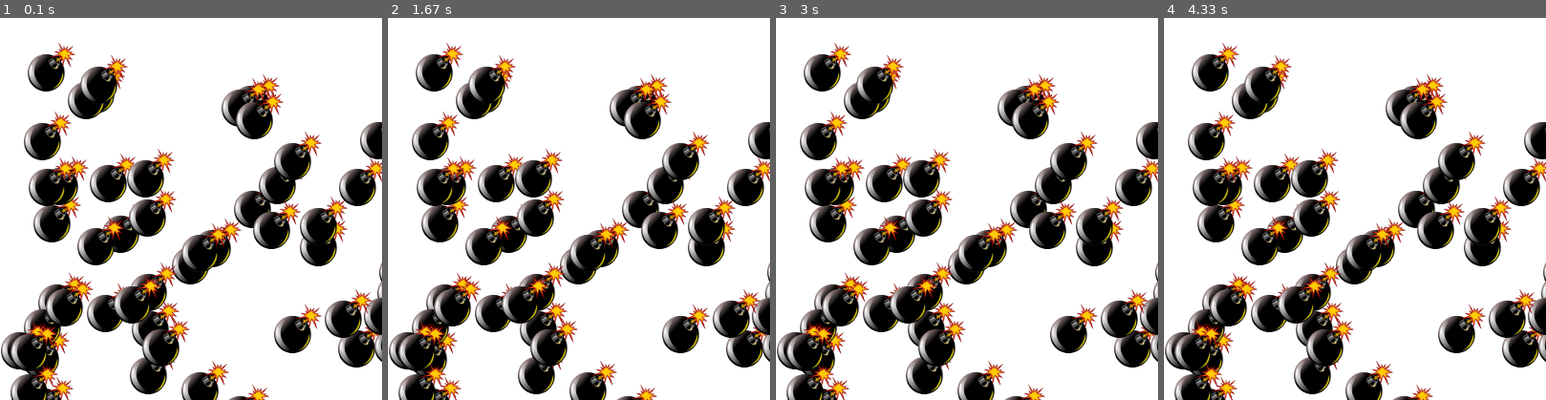
Above: before the commit, frames 1-4 (left to right).
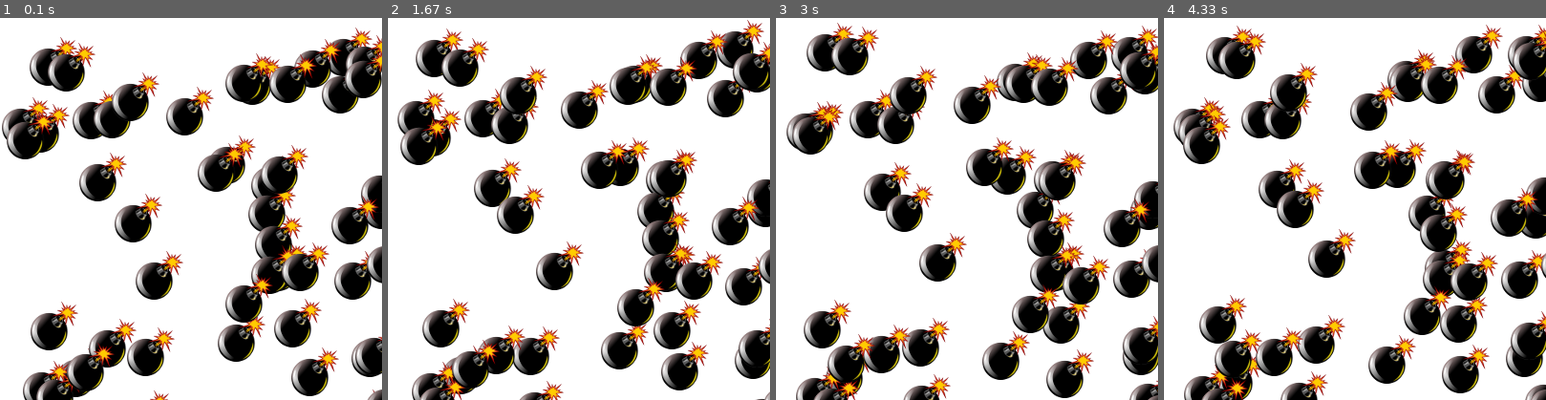
Above: after the commit, the same moments.

Repository: anatolyev/Pygame5
Game: pygame game, started from main.py
Two runs of this game, one before a commit and one after it. Both use one fixed random seed, a clock stepped at 60 frames per second and the inputs below.
Inputs:
- Up to frame 1 (0.1 s): no input
- Up to frame 2 (1.67 s): no input
- Up to frame 3 (3 s): no input
- Up to frame 4 (4.33 s): no input

The runs differ from the first frame. In frame 1, 49% of the frame differs, in the area x 0-100%, y 2-100%; in frame 2, 50%; in frame 3, 51%, in the area x 0-100%, y 1-100%; in frame 4, 49%.

Commit message:
бомбы двигаются создан класс и движение бомб

Diff:
--- a/main.py
+++ b/main.py
@@ -2,6 +2,10 @@
 import os
 import sys
 from random import randrange
+
+pygame.init()
+size = width, height = 400, 400
+screen = pygame.display.set_mode(size)
 
 
 def load_image(name, colorkey=None):
@@ -20,19 +24,26 @@
     return image
 
 
+class Bomb(pygame.sprite.Sprite):
+    image = load_image("bomb.png")
+    def __init__(self, group):
+        super().__init__(group)
+        self.image = Bomb.image
+        self.rect = self.image.get_rect()
+        self.rect.x = randrange(width)
+        self.rect.y = randrange(height)
+
+    def update(self):
+        self.rect = self.rect.move(randrange(3) - 1, randrange(3) - 1)
+
+
 def main():
-    pygame.init()
-    size = width, height = 400, 400
-    screen = pygame.display.set_mode(size)
+    clock = pygame.time.Clock()
     pygame.display.set_caption('Спрайты')
     all_sprites = pygame.sprite.Group()
     image = load_image("bomb.png")
     for _ in range(50):
-        bomb = pygame.sprite.Sprite(all_sprites)
-        bomb.image = image
-        bomb.rect = bomb.image.get_rect()
-        bomb.rect.x = randrange(width)
-        bomb.rect.y = randrange(height)
+        Bomb(all_sprites)
     running = True
     while running:
         # внутри игрового цикла ещё один цикл
@@ -47,6 +58,8 @@
         # отрисовка и изменение свойств объектов
         screen.fill("white")
         all_sprites.draw(screen)
+        all_sprites.update()
+        clock.tick(30)
         pygame.display.flip()
     pygame.quit()
 
